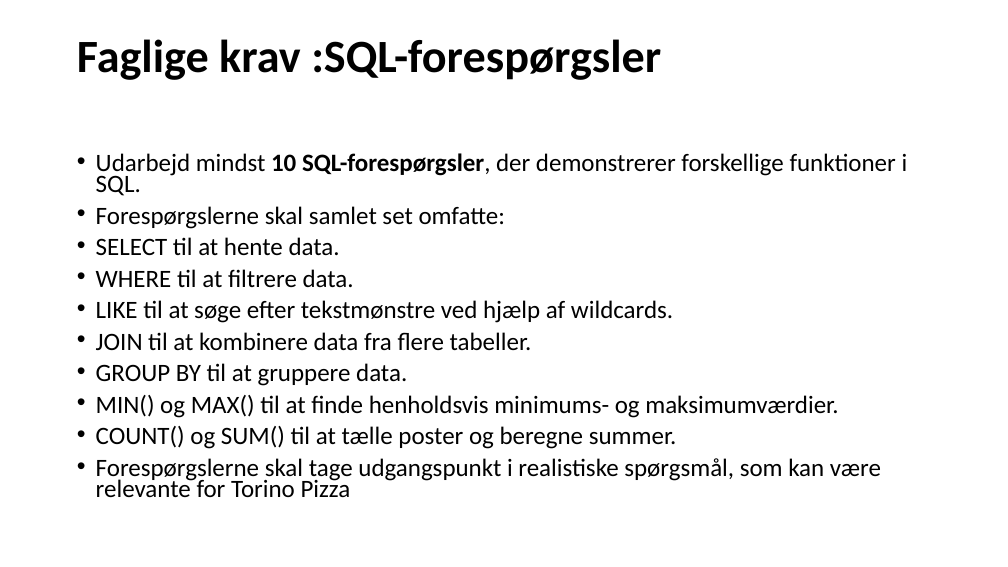
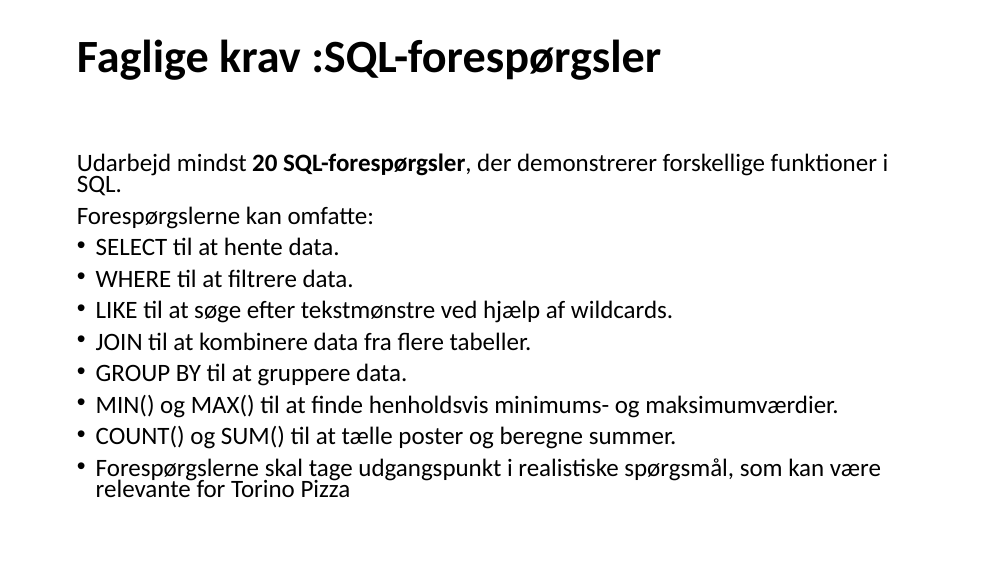
Before and after one commit to xiaoleibi/DMU26, a slide deck: slide 9 of Torino Pizza.pptx (slide 8 before the commit). Drawn at 1008x567 pixels with LibreOffice and Linux fonts; fonts in the diff are those of the drawing. Boxes give left, top, right and bottom in pixels: in the first picture for what was removed or moved away, otherwise in the second. Text is boxed around its words. In the diff, an @@ line names an element or a change of style, - is before the commit and + after.

```diff
--- a/Torino Pizza.pptx
+++ b/Torino Pizza.pptx
@@ text at (77, 153, 889, 229): text changed @@
-• Udarbejd mindst 10 SQL-forespørgsler, der demonstrerer forskellige funktioner i SQL.
-• Forespørgslerne skal samlet set omfatte:
+Udarbejd mindst 20 SQL-forespørgsler, der demonstrerer forskellige funktioner i SQL.
+Forespørgslerne kan omfatte:
```
Also in this commit, not shown: 1 slide added.
